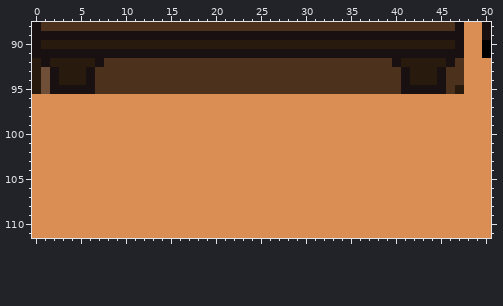
File history of a pixel-art file, raw_tilesets/primary/nessereign_lair_primary/tilesetase.aseprite. Above is the file before it was changed.
128x112 pixels, 1 frame. Colours within 5 levels of each other are drawn and written as one. Shown: x 0..50, y 88..111.
Once edited:
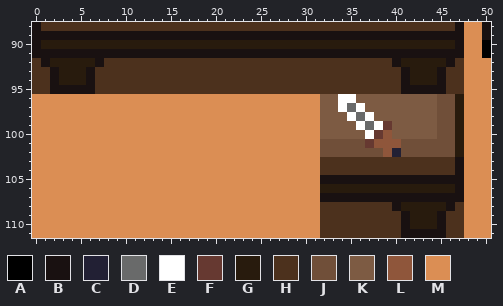
Palette (. is transparent): A #000000  B #191111  C #222034  D #696a6a  E #ffffff  F #663931  G #281b0d  H #4c311d  J #704f39  K #7d5b43  L #8f563b  M #db8e54
The exact change:
Layer "middle":
y 92: x 0 G -> H
y 93..94: x 0..1 GJ -> HH
y 95: x 0..1 GJ -> HH; x 47 G -> H
y 96: x 32..47 MMMMMMMMMMMMMMMM -> KKEEKKKKKKKKKJJG
y 97: x 32..47 MMMMMMMMMMMMMMMM -> KKEDEKKKKKKKKJJG
y 98: x 32..47 MMMMMMMMMMMMMMMM -> KKKEDEKKKKKKKJJG
y 99: x 32..47 MMMMMMMMMMMMMMMM -> KKKKEDEFKKKKKJJG
y 100: x 32..47 MMMMMMMMMMMMMMMM -> KKKKKEFLKKKKKJJG
y 101: x 32..47 MMMMMMMMMMMMMMMM -> JJJJJFLLLJJJJJJG
y 102: x 32..47 MMMMMMMMMMMMMMMM -> JJJJJJJLCJJJJJJG
y 103..104: x 32..47 MMMMMMMMMMMMMMMM -> HHHHHHHHHHHHHHHB
y 105: x 32..47 MMMMMMMMMMMMMMMM -> BBBBBBBBBBBBBBBB
y 106: x 32..47 MMMMMMMMMMMMMMMM -> GGGGGGGGGGGGGGGB
y 107: x 32..47 MMMMMMMMMMMMMMMM -> BBBBBBBBBBBBBBBB
y 108: x 32..47 MMMMMMMMMMMMMMMM -> HHHHHHHHBGGGGGBH
y 109..110: x 32..47 MMMMMMMMMMMMMMMM -> HHHHHHHHHBGGGBHH
y 111: x 32..47 MMMMMMMMMMMMMMMM -> HHHHHHHHHBBBBBHH
Where, in picture pixels (left, top, right, bottom), the same in both pictures:
changed: (32, 58, 50, 94)
changed: (320, 85, 464, 238)
